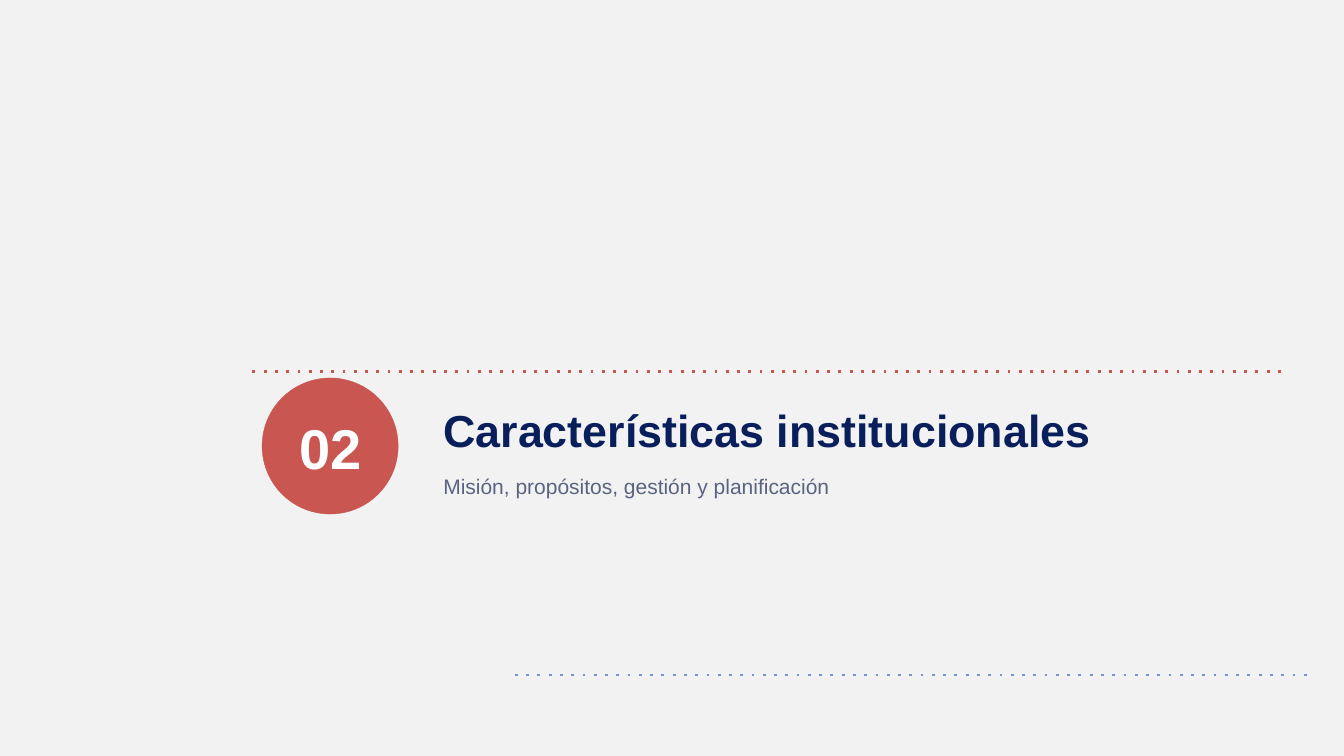
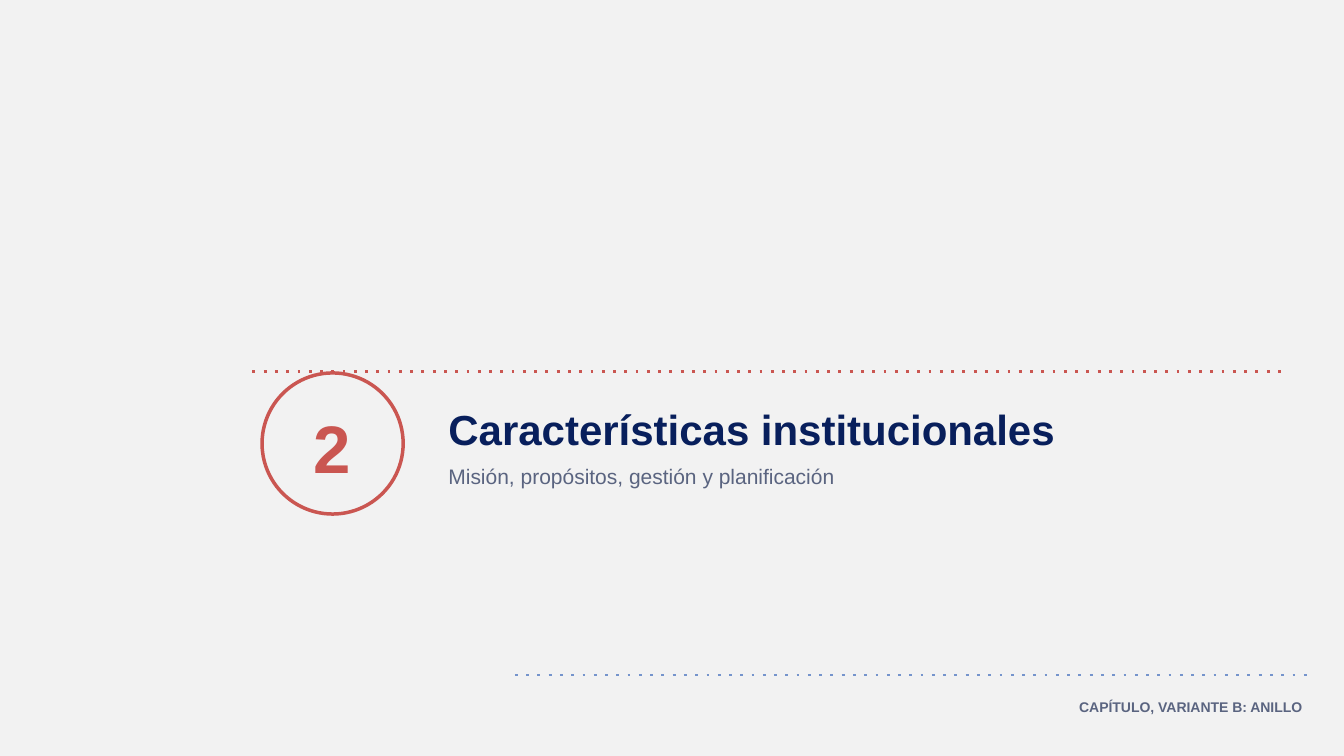
Before and after one commit to GonzaloAlmendariz/prosecnur-app, a slide deck: slide 4 of docs/qa/motor-ppt-2026-10-06/4-recetario/propuestas-rescatables.pptx (slide 5 before the commit). Drawn at 1344x756 pixels with LibreOffice and Linux fonts; fonts in the diff are those of the drawing; background and template pictures are left out. Boxes give left, top, right and bottom in pixels: in the first picture for what was removed or moved away, otherwise in the second. Text is boxed around its words. In the diff, an @@ line names an element or a change of style, - is before the commit and + after.

```diff
--- a/docs/qa/motor-ppt-2026-10-06/4-recetario/propuestas-rescatables.pptx
+++ b/docs/qa/motor-ppt-2026-10-06/4-recetario/propuestas-rescatables.pptx
@@ ellipse resized from (x1=262, y1=378, x2=398, y2=514) to (x1=262, y1=373, x2=403, y2=514) @@
@@ ellipse at (x1=262, y1=373, x2=403, y2=514): fill #CA5651 to none; outline #CA5651 0.25 pt to #CA5651 2.5 pt @@
@@ text "Características institucionales" at (x1=448, y1=414, x2=1055, y2=446): size 32 to 30 pt @@
@@ text removed at (x1=299, y1=430, x2=361, y2=470) @@
-02
@@ text added at (x1=314, y1=426, x2=351, y2=473), 48 pt, text #CA5651, bold @@
+2
@@ text "Misión, propósitos, gestión y planificación" moved from (x1=443, y1=478, x2=829, y2=499) to (x1=448, y1=468, x2=834, y2=489) @@
@@ text added at (x1=1079, y1=701, x2=1302, y2=714), 10 pt, text #5A6480, bold @@
+CAPÍTULO, VARIANTE B: ANILLO
```
Also in this commit, not shown: 8 other slides changed, 5 slides added, 2 slides removed, 2 other files.
